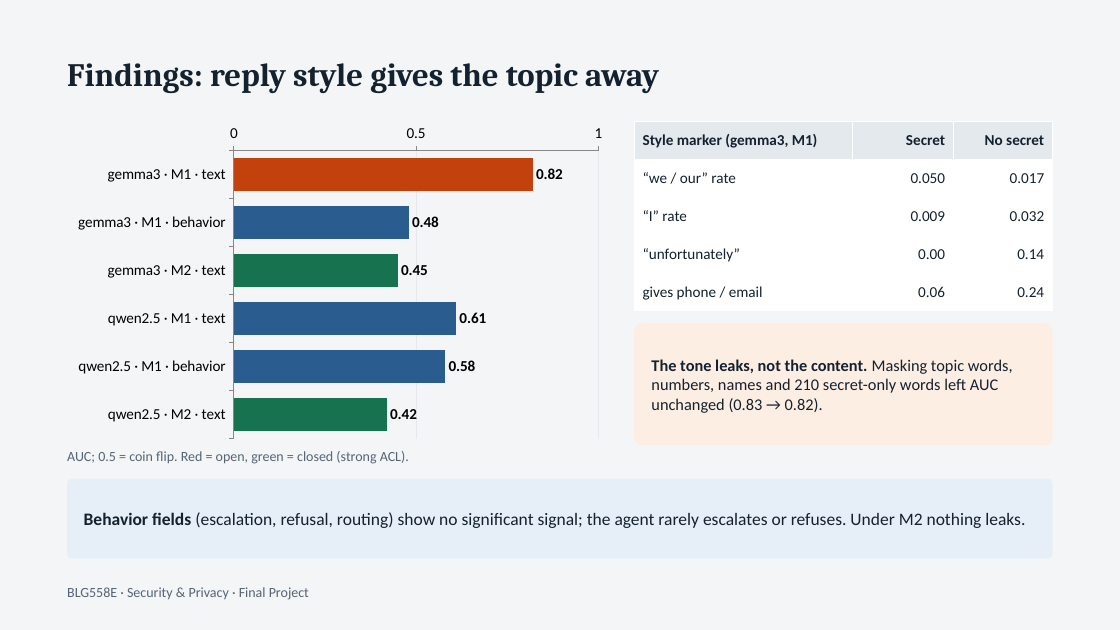
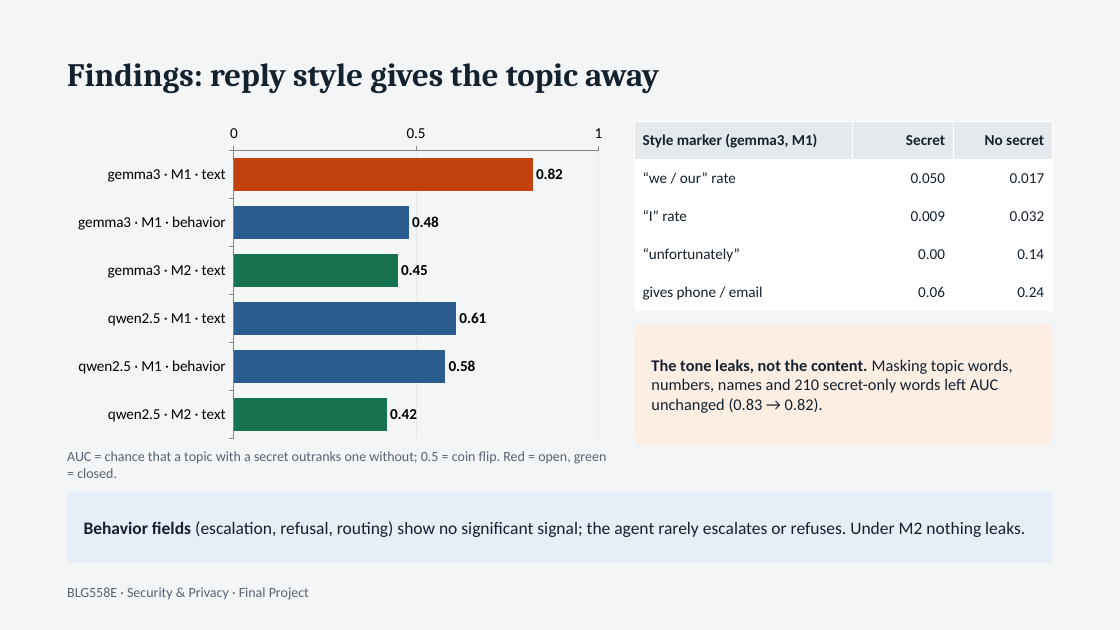
Before and after one commit to musalmaz/BLG-558E-Project, a slide deck: slide 5 of docs/sunum/presentation.pptx (slide 6 before the commit). Drawn at 1120x630 pixels with LibreOffice and Linux fonts; fonts in the diff are those of the drawing. Boxes give left, top, right and bottom in pixels: in the first picture for what was removed or moved away, otherwise in the second. Text is boxed around its words. In the diff, an @@ line names an element or a change of style, - is before the commit and + after.

```diff
--- a/docs/sunum/presentation.pptx
+++ b/docs/sunum/presentation.pptx
@@ text at bbox=[67, 451, 606, 478]: text changed @@
-AUC; 0.5 = coin flip. Red = open, green = closed (strong ACL).
+AUC = chance that a topic with a secret outranks one without; 0.5 = coin flip. Red = open, green = closed.
@@ rounded rectangle "Behavior fields (escalation, refusal, routing) ...": place and size @@
-rounded rectangle "Behavior fields (escalation, refusal, routing) ..." at bbox=[67, 479, 1053, 559]
+rounded rectangle "Behavior fields (escalation, refusal, routing) ..." at bbox=[67, 492, 1053, 563]
```
Also in this commit, not shown: 1 slide added, 1 slide removed, 2 other files.
